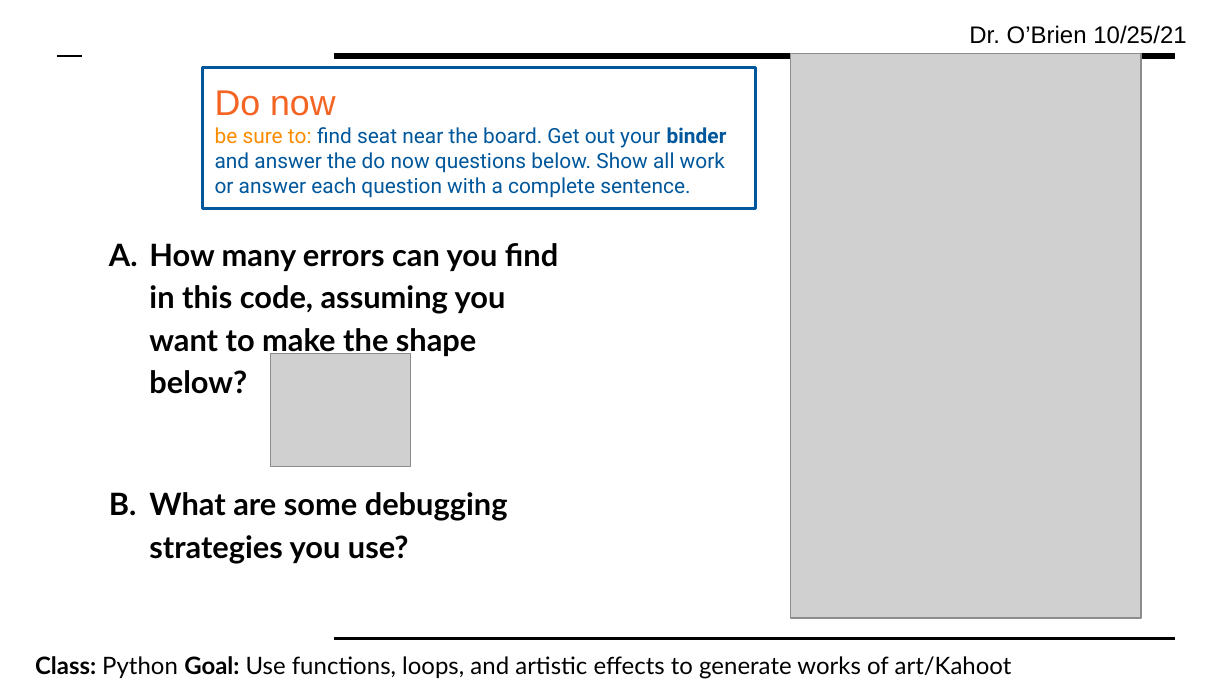
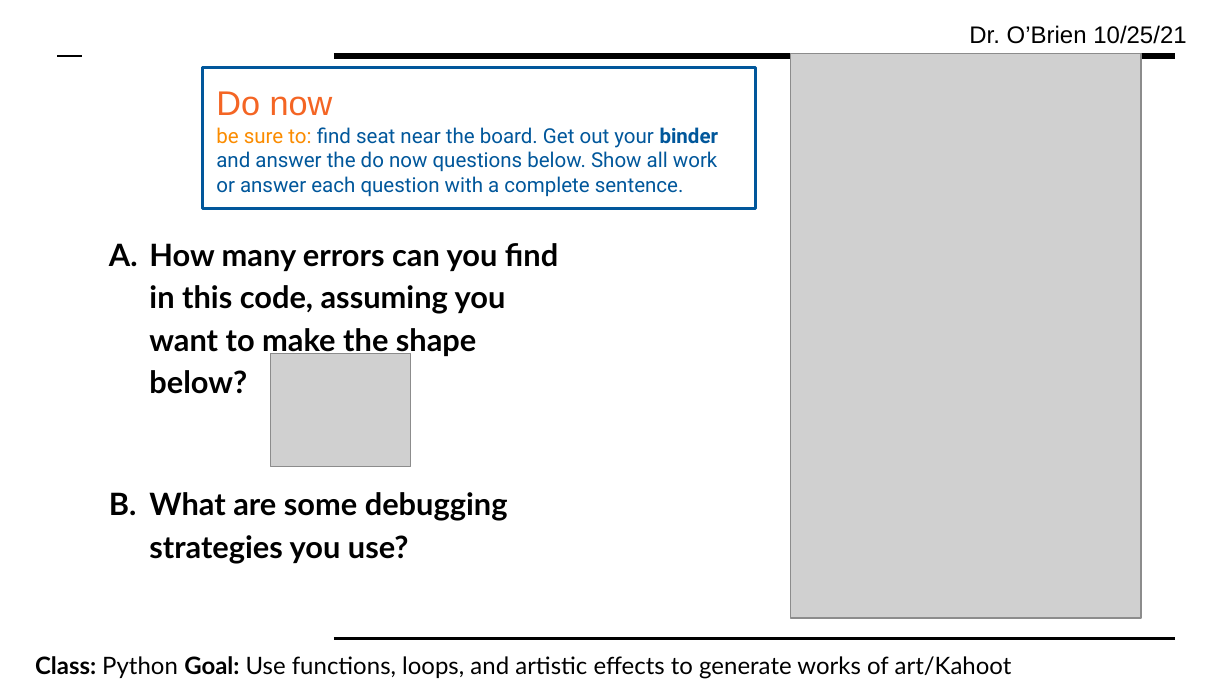
Before and after one commit to cobrien87/work, a slide deck: slide 2 of Print/lesson_61_python.pptx. Drawn at 1232x693 pixels with LibreOffice and Linux fonts; fonts in the diff are those of the drawing; grey boxes stand for pictures; background and template pictures are left out. Boxes give left, top, right and bottom in pixels: in the first picture for what was removed or moved away, otherwise in the second. Text is boxed around its words. In the diff, an @@ line names an element or a change of style, - is before the commit and + after.

```diff
--- a/Print/lesson_61_python.pptx
+++ b/Print/lesson_61_python.pptx
@@ rectangle added at box(202, 68, 755, 209), fill #FFFFFF, outline #01579B 2 pt @@
@@ text "Do now": place and size @@
-text "Do now" at box(202, 68, 755, 209)
+text "Do now" at box(216, 91, 719, 197)
@@ text "Do now" at box(216, 91, 719, 197): size 20.9 to 20 pt in "Do now"; size 12.2 to 12 pt; fill #FFFFFF to none; outline #01579B 2 pt to none @@
```
Also in this commit, not shown: 6 other slides changed, 1 slide added, 1 other file.
